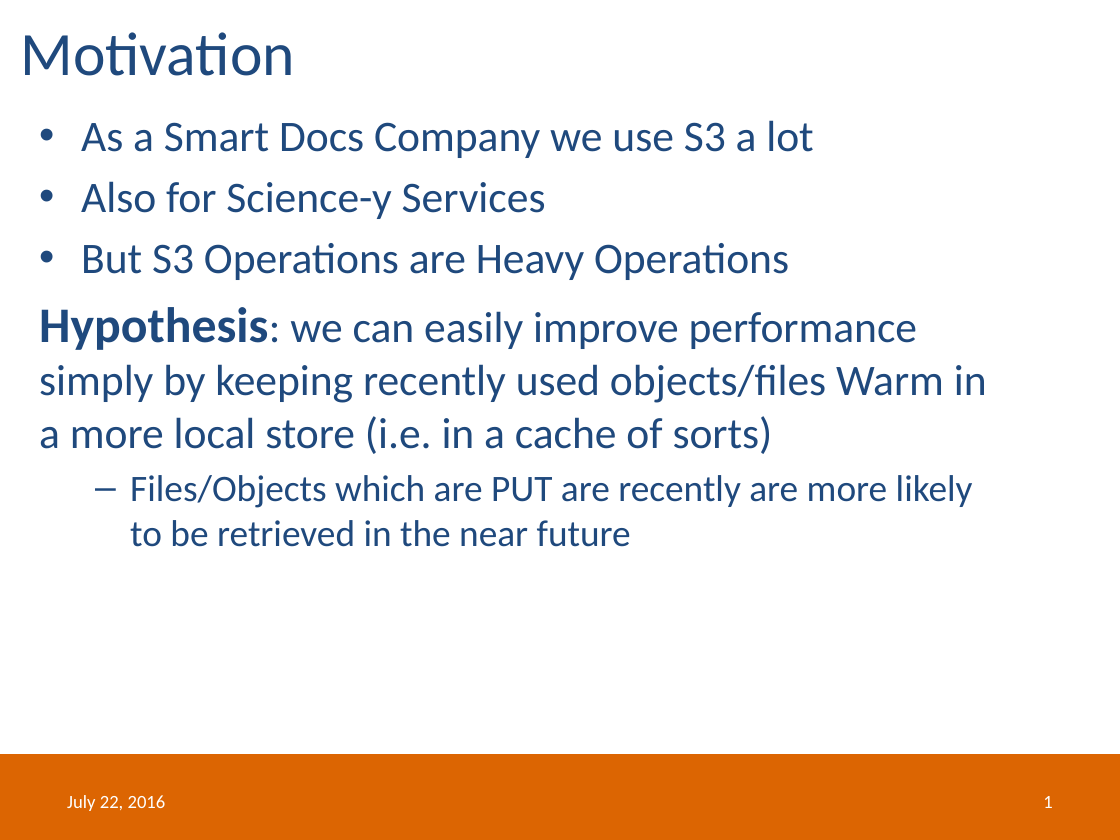
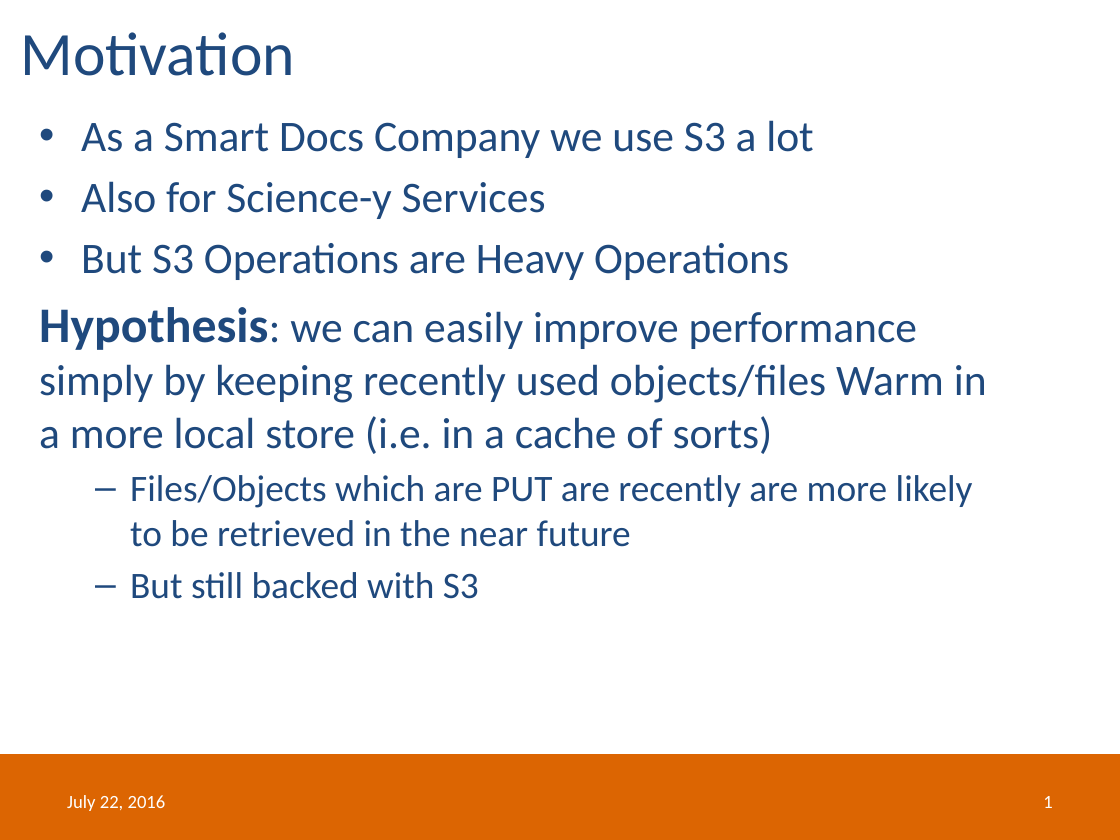
Before and after one commit to bparli/s3envoy, a slide deck: slide 1 of NitroHackWeek.pptx. Drawn at 1120x840 pixels with LibreOffice and Linux fonts; fonts in the diff are those of the drawing; background and template pictures are left out. Boxes give left, top, right and bottom in pixels: in the first picture for what was removed or moved away, otherwise in the second. Text is boxed around its words. In the diff, an @@ line names an element or a change of style, - is before the commit and + after.

```diff
--- a/NitroHackWeek.pptx
+++ b/NitroHackWeek.pptx
@@ text at [130,572,479,599]: paragraph added @@
+  – But still backed with S3
```
